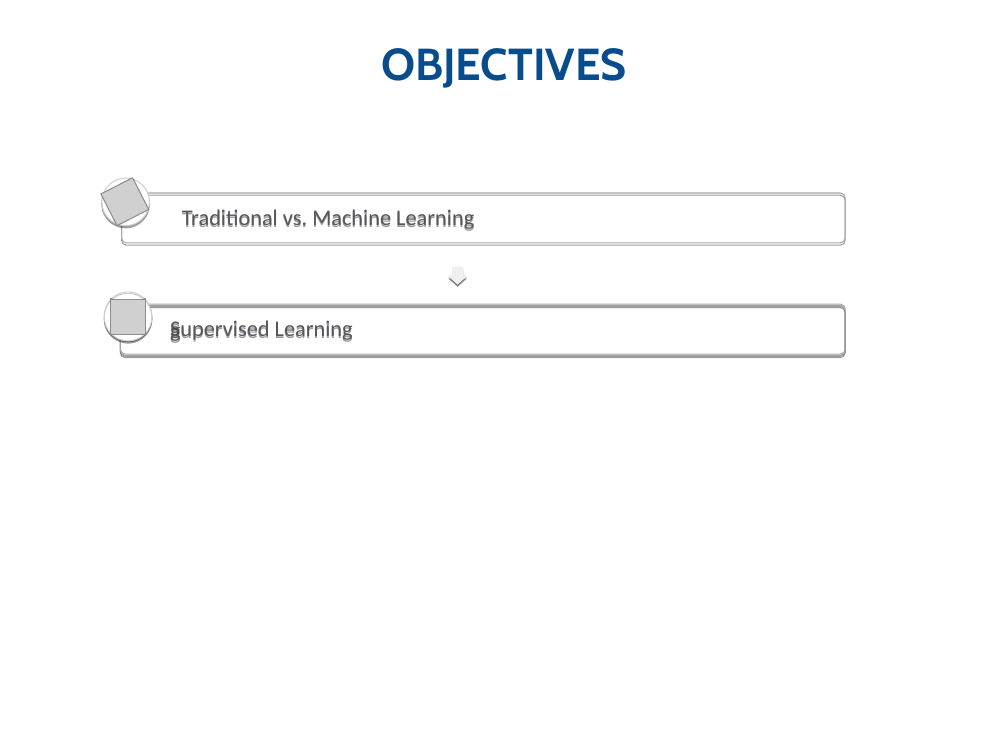
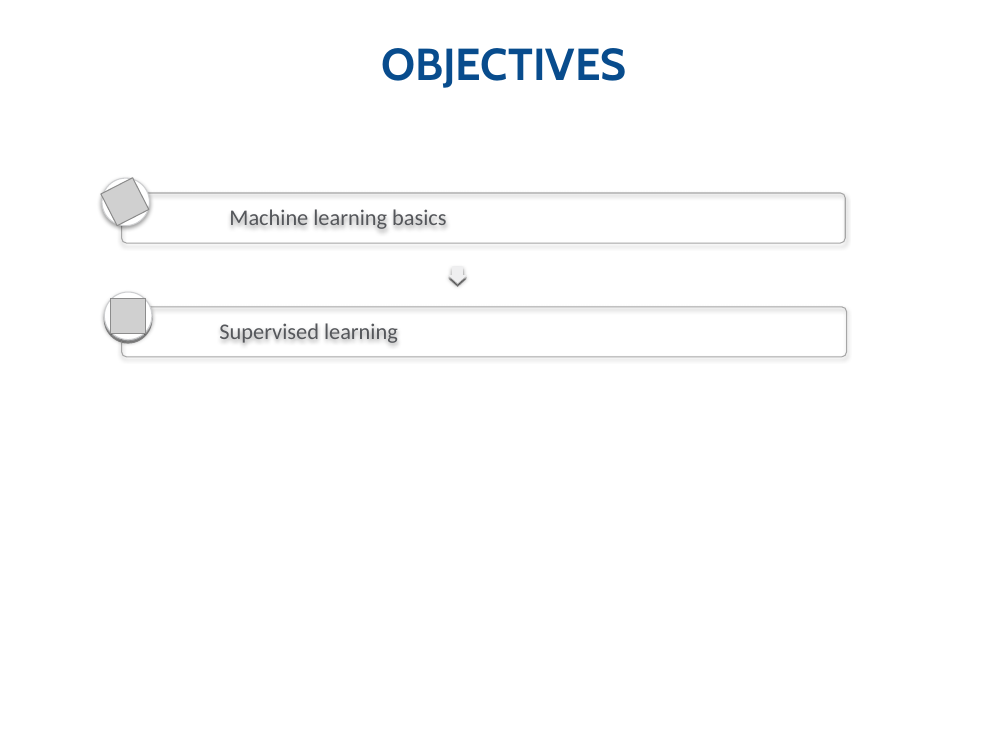
Before and after one commit to km-Poonacha/python4phd, a slide deck: slide 2 of Session 3/Python for docs - Session 3 V0.1.pptx. Drawn at 1008x756 pixels with LibreOffice and Linux fonts; fonts in the diff are those of the drawing; grey boxes stand for pictures; background and template pictures are left out. Boxes give left, top, right and bottom in pixels: in the first picture for what was removed or moved away, otherwise in the second. Text is boxed around its words. In the diff, an @@ line names an element or a change of style, - is before the commit and + after.

Commit message:
Started basic presentation work and flow

```diff
--- a/Session 3/Python for docs - Session 3 V0.1.pptx
+++ b/Session 3/Python for docs - Session 3 V0.1.pptx
@@ shadow changed in 3 elements at bbox=[105, 292, 152, 340], bbox=[102, 178, 149, 226], bbox=[122, 193, 846, 243] @@
@@ text in freeform shape at bbox=[229, 209, 446, 229]: text changed @@
-Traditional vs. Machine Learning
+Machine learning basics
@@ freeform shape added at bbox=[449, 267, 467, 283], fill #EFEFF0 @@
@@ freeform shape removed at bbox=[120, 305, 845, 356] @@
-g
@@ freeform shape "Supervised learning" at bbox=[122, 306, 847, 357]: shadow changed; outline redrawn @@
@@ text in freeform shape at bbox=[219, 323, 398, 343]: text changed @@
-Supervised Learning
+Supervised learning
```
Also in this commit, not shown: 2 other slides changed, 1 slide added.
